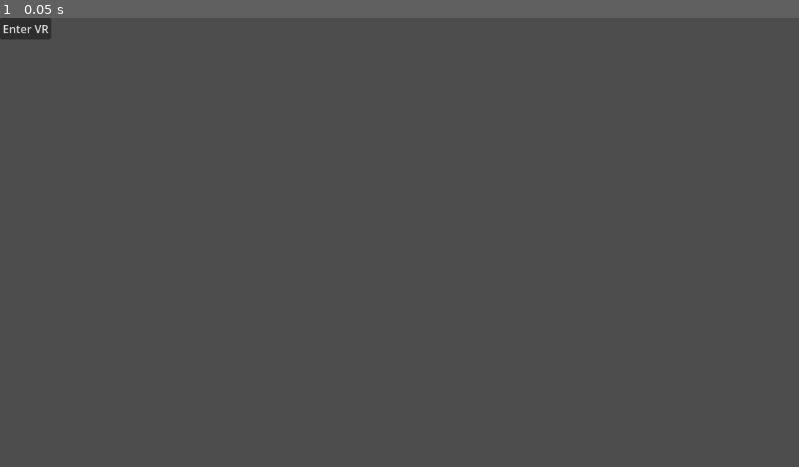
Above: before the commit, frame 1.
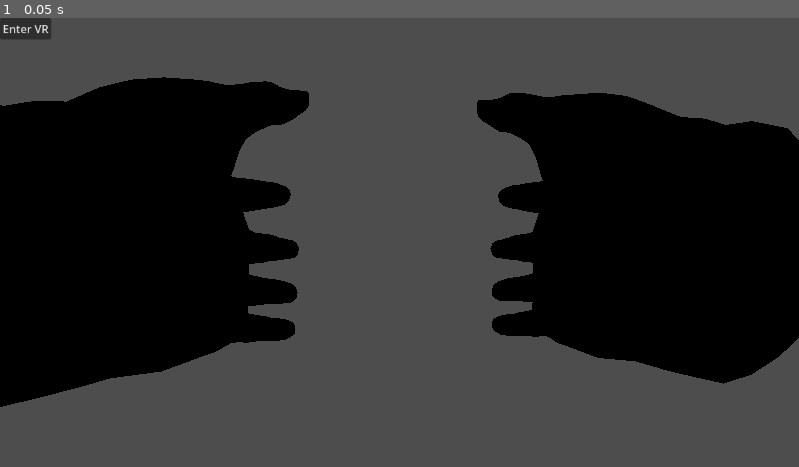
Above: after the commit, the same moment.

Repository: mareeq1/rwr
Game: Godot game, scene res://main.tscn
Same seed, same stepped clock (60 frames per second), same inputs: the game is played once before the commit and once after it.
Inputs:
- Up to frame 1 (0.05 s): no input

The runs differ from the first frame. In frame 1, 42% of the frame differs, in the area x 0-100%, y 13-87%.

Commit message:
Dodanie rak

Diff:
--- a/project_files/main.tscn
+++ b/project_files/main.tscn
@@ -1,4 +1,7 @@
 [gd_scene format=3 uid="uid://dear7whac1f7m"]
+
+[ext_resource type="PackedScene" uid="uid://ckylxe3ctrvw3" path="res://assets/models/hand_l.gltf" id="1_0xm2m"]
+[ext_resource type="PackedScene" uid="uid://cbb3d23q87a6y" path="res://assets/models/hand_r.gltf" id="2_h2yge"]
 
 [sub_resource type="BoxMesh" id="BoxMesh_7dm0k"]
 size = Vector3(0.1, 0.1, 0.1)
@@ -18,11 +21,21 @@
 [node name="MeshInstance3D" type="MeshInstance3D" parent="XROrigin3D/LeftController" unique_id=615117667]
 mesh = SubResource("BoxMesh_7dm0k")
 
+[node name="LeftHandRoot" type="Node3D" parent="XROrigin3D/LeftController" unique_id=798154664]
+
+[node name="hand_l" parent="XROrigin3D/LeftController/LeftHandRoot" unique_id=880831955 instance=ExtResource("1_0xm2m")]
+transform = Transform3D(1, 0, 0, 0, 1, 0, 0, 0, 1, -0.089113995, 0, -0.08375469)
+
 [node name="RightController" type="XRController3D" parent="XROrigin3D" unique_id=1631282615]
 tracker = &"right_hand"
 
 [node name="MeshInstance3D" type="MeshInstance3D" parent="XROrigin3D/RightController" unique_id=1612179627]
 mesh = SubResource("BoxMesh_ig7tw")
+
+[node name="RightHandRoot" type="Node3D" parent="XROrigin3D/RightController" unique_id=415324616]
+
+[node name="hand_r" parent="XROrigin3D/RightController/RightHandRoot" unique_id=154555743 instance=ExtResource("2_h2yge")]
+transform = Transform3D(1, 0, 0, 0, 1, 0, 0, 0, 1, 0.08466405, 0, -0.09464048)
 
 [node name="CanvasLayer" type="CanvasLayer" parent="." unique_id=664910236]
 
Not shown, added: project_files/assets/models/hand_l.gltf
Not shown, added: project_files/assets/models/hand_l.gltf.import
Not shown, added: project_files/assets/models/hand_r.gltf
Not shown, added: project_files/assets/models/hand_r.gltf.import
